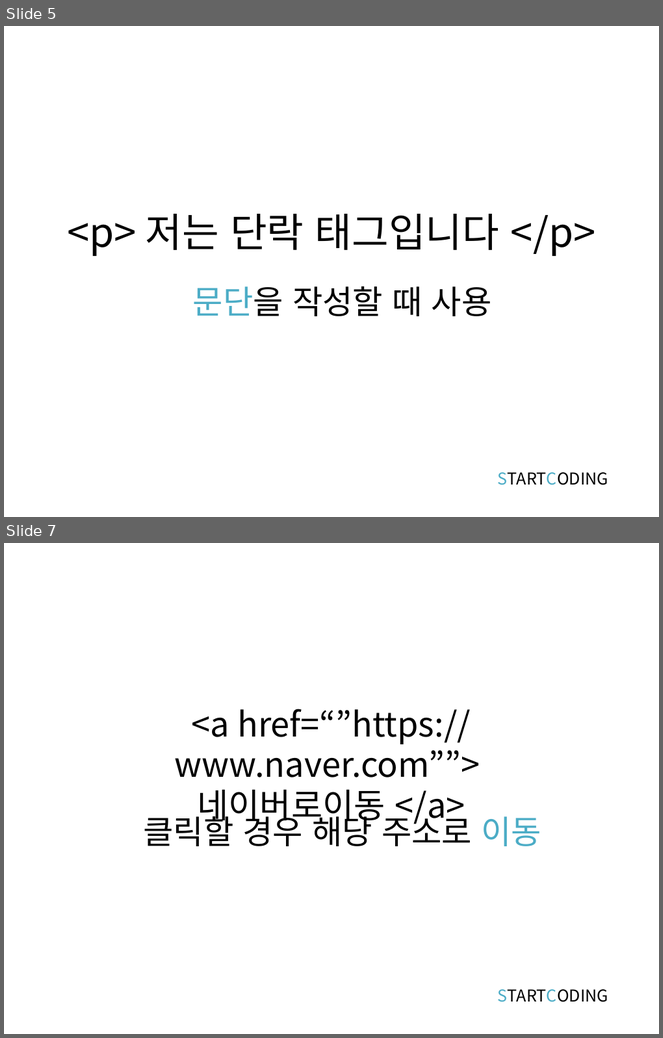
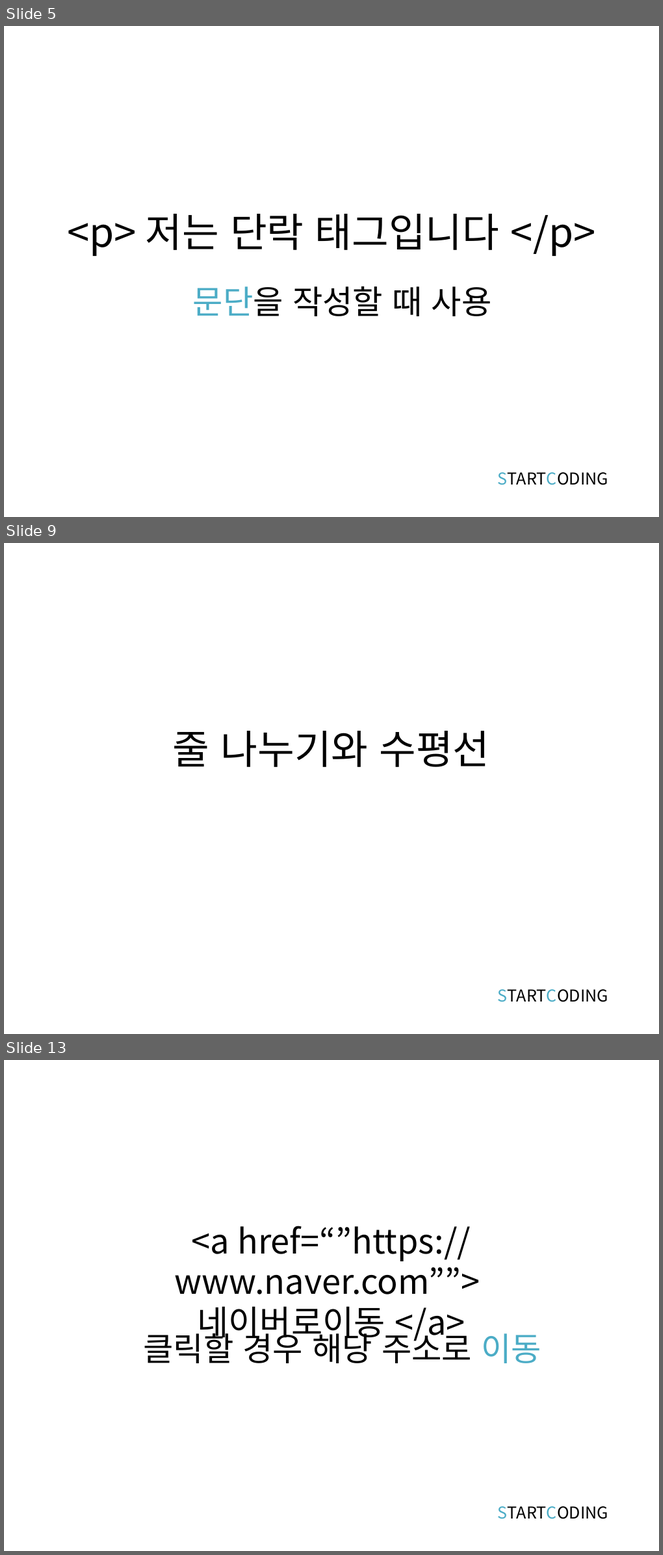
Before and after one commit to kwonkijun/web, a slide deck: 프론트엔드기초(PPT)/HTML5 2강_텍스트관련태그.pptx. Shown one above the other, each under a label of ours: slides 5 and 7 before the commit, slides 5, 9 and 13 after it; the slides between them are not shown. The pictures are 663x1038 and 663x1555 pixels, drawn with LibreOffice and Linux fonts; fonts in the diff are those of the drawing. Boxes give left, top, right and bottom in pixels: in the first picture for what was removed or moved away, otherwise in the second. Text is boxed around its words. In the diff, an @@ line names an element or a change of style, - is before the commit and + after.

```diff
--- a/프론트엔드기초(PPT)/HTML5 2강_텍스트관련태그.pptx
+++ b/프론트엔드기초(PPT)/HTML5 2강_텍스트관련태그.pptx
@@ slide 9 added at (4,543,659,1034), background #FFFFFF @@
@@ title added at (173,731,490,767), 44 pt, text #000000 @@
+줄 나누기와 수평선
@@ text added at (498,990,608,1003), 18 pt, text #000000 @@
+STARTCODING
@@ what was slide 7 is now slide 13 @@
```
Also in this commit, not shown: 1 slide changed, 7 other slides added, 30 other files.
